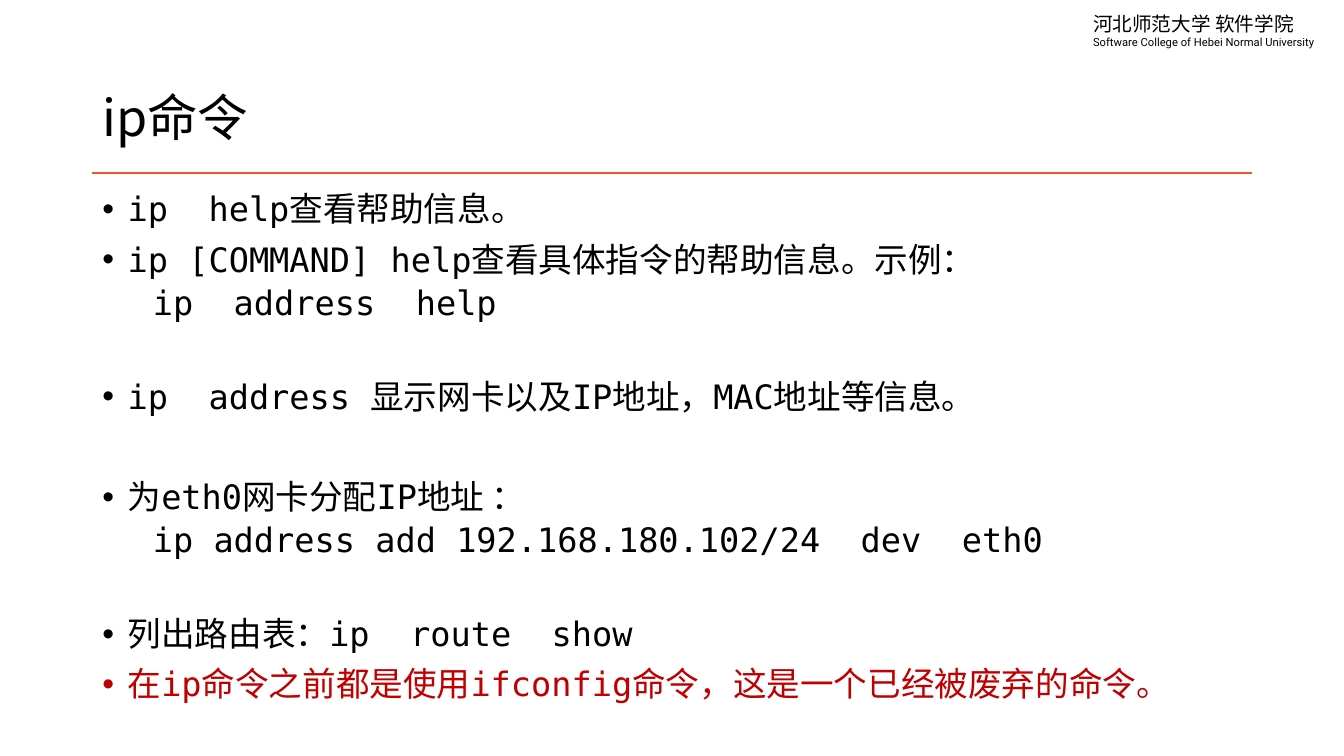
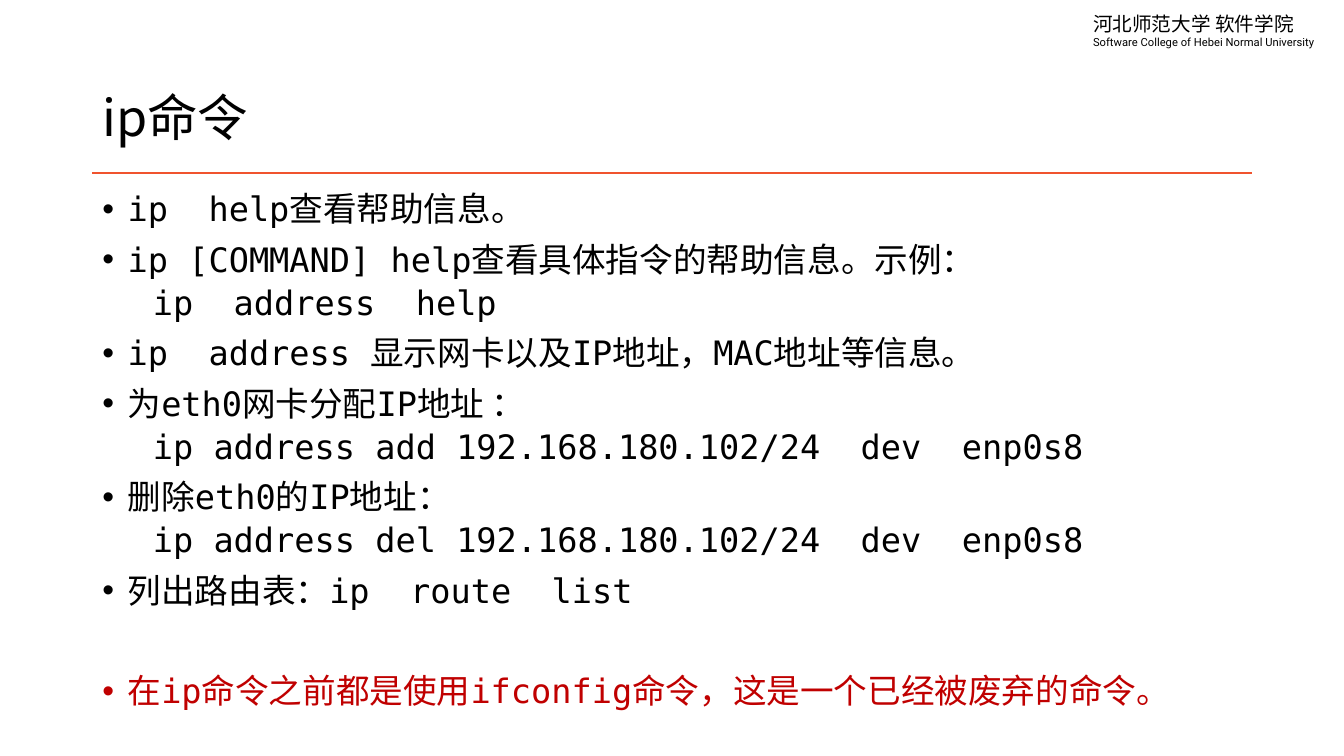
Before and after one commit to edu2act/course-linux-system, a slide deck: slide 4 of materials/slides/ch10-network.pptx. Drawn at 1344x756 pixels with LibreOffice and Linux fonts; fonts in the diff are those of the drawing. Boxes give left, top, right and bottom in pixels: in the first picture for what was removed or moved away, otherwise in the second. Text is boxed around its words. In the diff, an @@ line names an element or a change of style, - is before the commit and + after.

```diff
--- a/materials/slides/ch10-network.pptx
+++ b/materials/slides/ch10-network.pptx
@@ text at (x1=128, y1=433, x2=1083, y2=610): text changed @@
-  ip address add 192.168.180.102/24 dev eth0
-• 列出路由表：ip route show
+  ip address add 192.168.180.102/24 dev enp0s8
+• 删除eth0的IP地址：
+  ip address del 192.168.180.102/24 dev enp0s8
+• 列出路由表：ip route list
```
Also in this commit, not shown: 3 other slides changed, 9 other files.
